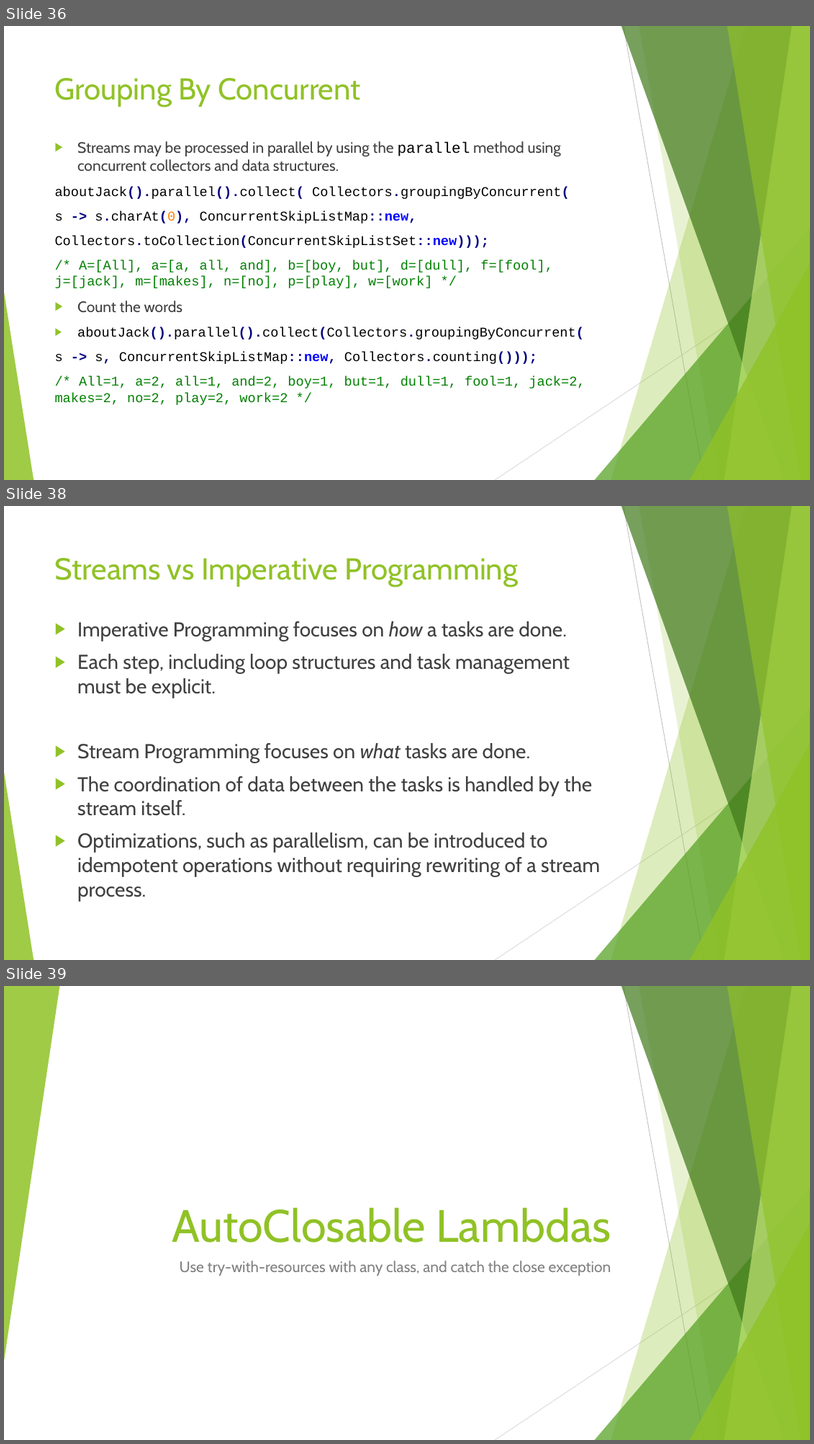
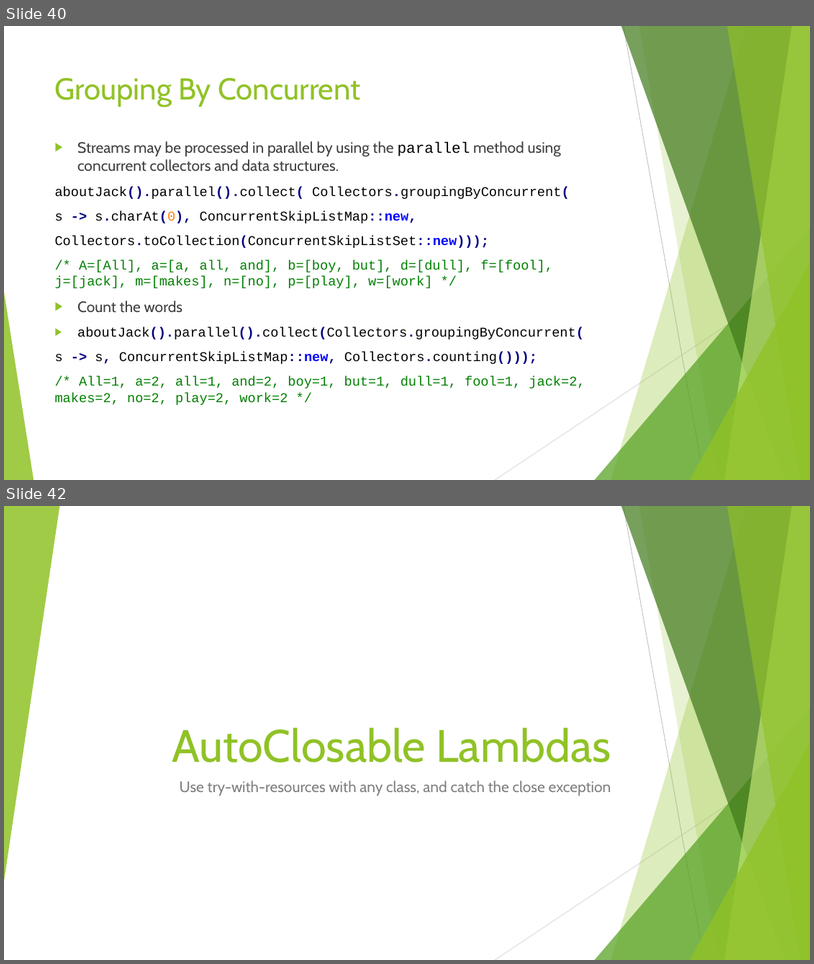
Before and after one commit to RichardRoda/2017-CodePaLOUsa-Lambda, a slide deck: Learning to Love the Lambda in the Stream.pptx. Shown one above the other, each under a label of ours: slides 36, 38 and 39 before the commit, slides 40 and 42 after it; the slides between them are not shown. The pictures are 814x1444 and 814x964 pixels, drawn with LibreOffice and Linux fonts; fonts in the diff are those of the drawing. Boxes give left, top, right and bottom in pixels: in the first picture for what was removed or moved away, otherwise in the second. Text is boxed around its words. In the diff, an @@ line names an element or a change of style, - is before the commit and + after.

Commit message:
Better organize the stream slides by topic.  Add topic introduction slides. add reduction to terminal operations (how did that one get left out?!)

```diff
--- a/Learning to Love the Lambda in the Stream.pptx
+++ b/Learning to Love the Lambda in the Stream.pptx
@@ slide 38 removed at (4,506,810,960), background #FFFFFF; not listed: 10 template elements that a slide beside it also shows @@
@@ title removed at (55,558,518,587) @@
-Streams vs Imperative Programming
@@ text removed at (77,621,600,901) @@
-▶ Imperative Programming focuses on how a tasks are done.
-▶ Each step, including loop structures and task management must be explicit.
-▶ Stream Programming focuses on what tasks are done.
-▶ The coordination of data between the tasks is handled by the stream itself.
-▶ Optimizations, such as parallelism, can be introduced to idempotent operations without requiring rewriting of a stream process.
@@ what was slide 36 is now slide 40 @@
@@ what was slide 39 is now slide 42 @@
```
Also in this commit, not shown: 7 slides changed, 4 slides added.
